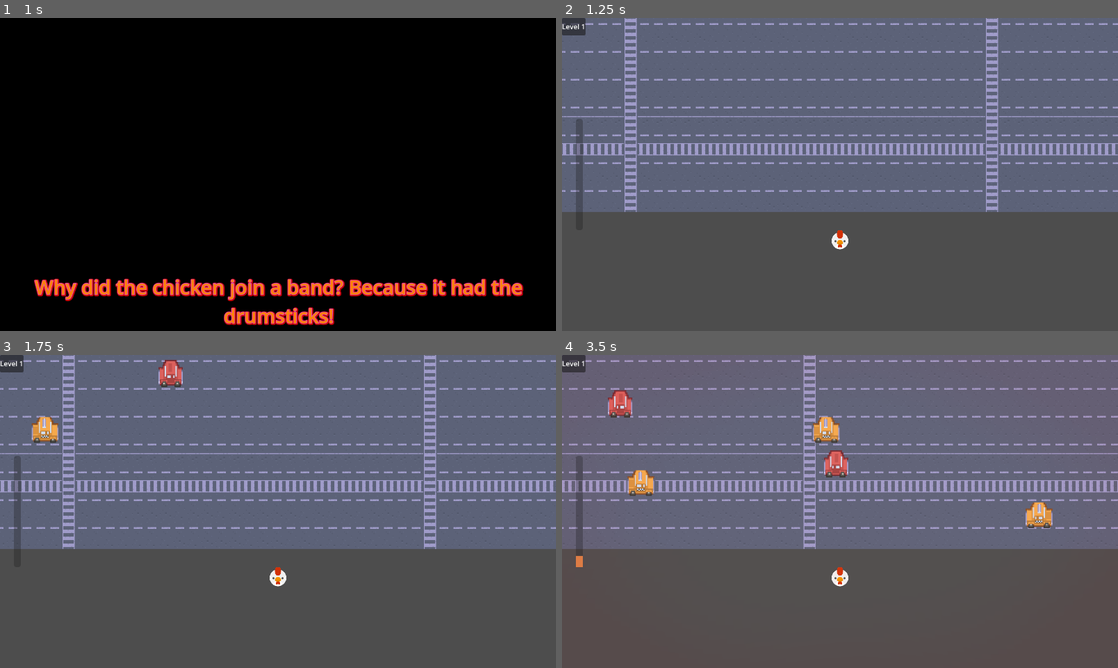
Above: before the commit, frames 1-4 (two rows, left to right).
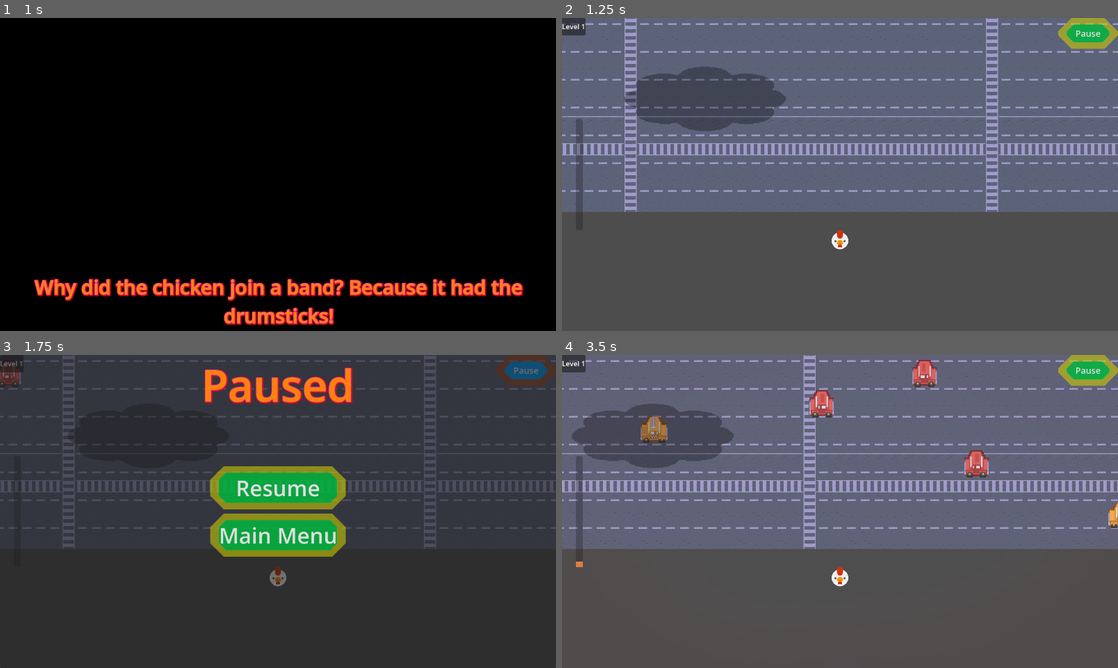
Above: after the commit, the same moments.

Repository: Tomohawk35/ChickenRunner
Game: Godot game, scene res://main_scenes/main_menu/main_menu.tscn
Same seed, same stepped clock (60 frames per second), same inputs: the game is played once before the commit and once after it.
Inputs (mouse positions are in pixels of both pictures, inside the frame that each line leads up to):
- Up to frame 1 (1 s): click "Start Game" at 0.5 s
- Up to frame 2 (1.25 s): no input
- Up to frame 3 (1.75 s): click (528, 370) at 1.25 s, where only the run after the commit has a clickable "Pause"
- Up to frame 4 (3.5 s): click (840, 486) at 2 s, where only the run after the commit has a clickable "Resume"; hold D (right) from 2.78 s (still down)

Frame 1 is identical in both runs. In frame 2, 5.1% of the frame differs, in the area x 11-100%, y 0-36%; in frame 3, 100%, in the area x 0-100%, y 0-100%; in frame 4, 7.8%.

Commit message:
Added clouds with cooling mechanic
Made a cloud scene and extended the MovingObject class.

Diff:
--- a/chicken-runner/Autoload/game_manager.gd
+++ b/chicken-runner/Autoload/game_manager.gd
@@ -12,6 +12,9 @@
 
 var current_level : int = 0
 var heat_level : float = 0.0
+var _cooling_count : int = 0
+var is_cooling : bool:
+	get: return _cooling_count > 0
 var jokes: Array[String] = [
 	# Dad chicken jokes
 	"Why did the chicken join a band? Because it had the drumsticks!",
@@ -61,6 +64,7 @@
 func change_scene(scene: String) -> void:
 	if !_game_scenes.has(scene):
 		return
+	get_tree().paused = false
 	joke.text = jokes.pick_random()
 	joke.show()
 
@@ -73,6 +77,7 @@
 	joke.hide()
 
 func new_game() -> void:
+	get_tree().paused = false
 	current_level = 1
 	heat_level = 0.0
 	change_scene("level_" + str(current_level))
@@ -92,3 +97,15 @@
 	heat_changed.emit(heat_level)
 	if heat_level >= 100:
 		game_over()
+
+func decrease_heat(value: float) -> void:
+	heat_level -= value
+	if heat_level < 0:
+		heat_level = 0
+	heat_changed.emit(heat_level)
+
+func cooling_ref() -> void:
+	_cooling_count += 1
+
+func cooling_unref() -> void:
+	_cooling_count = maxi(_cooling_count - 1, 0)
--- a/chicken-runner/Clouds/cloud.gd
+++ b/chicken-runner/Clouds/cloud.gd
@@ -1 +1,33 @@
-extends Node2D
+extends MovingObject
+
+@export var move_right: bool = true
+@export var ground_y: float = 460.0
+@export var wrap_width: float = 1400.0
+
+@onready var shadow_visual: Sprite2D = $ShadowVisual
+@onready var shadow_zone: Area2D = $ShadowZone
+
+func _ready() -> void:
+	var offset_y = ground_y - global_position.y
+	shadow_visual.position.y = offset_y
+	shadow_zone.position.y = offset_y
+	shadow_zone.body_entered.connect(_on_shadow_zone_body_entered)
+	shadow_zone.body_exited.connect(_on_shadow_zone_body_exited)
+	set_direction(Vector2.RIGHT if move_right else Vector2.LEFT)
+
+func _physics_process(_delta: float) -> void:
+	pass
+
+func _process(delta: float) -> void:
+	var dir = 1 if move_right else -1
+	position.x += speed * dir * delta
+	if position.x > wrap_width:
+		position.x = -wrap_width
+	elif position.x < -wrap_width:
+		position.x = wrap_width
+
+func _on_shadow_zone_body_entered(_body: Node) -> void:
+	GameManager.cooling_ref()
+
+func _on_shadow_zone_body_exited(_body: Node) -> void:
+	GameManager.cooling_unref()
--- a/chicken-runner/Clouds/cloud.tscn
+++ b/chicken-runner/Clouds/cloud.tscn
@@ -3,8 +3,28 @@
 [ext_resource type="Texture2D" uid="uid://rm7q846l1oxk" path="res://assets/minetest_textures/smoke_puff.png" id="1_ht3s3"]
 [ext_resource type="Script" uid="uid://dgsu4nodcwpdy" path="res://Clouds/cloud.gd" id="1_l4448"]
 
-[node name="Cloud" type="Node2D" unique_id=595913114]
+[sub_resource type="RectangleShape2D" id="RectangleShape2D_wa8kl"]
+size = Vector2(160, 80)
+
+[sub_resource type="RectangleShape2D" id="RectangleShape2D_c78a1"]
+
+[node name="Cloud" type="CharacterBody2D" unique_id=595913114]
 script = ExtResource("1_l4448")
 
 [node name="Sprite2D" type="Sprite2D" parent="." unique_id=751199624]
 texture = ExtResource("1_ht3s3")
+
+[node name="ShadowVisual" type="Sprite2D" parent="." unique_id=1834934618]
+modulate = Color(0, 0, 0, 0.3)
+scale = Vector2(1.5, 0.6)
+texture = ExtResource("1_ht3s3")
+
+[node name="ShadowZone" type="Area2D" parent="." unique_id=1136774353]
+collision_mask = 2
+
+[node name="CollisionShape2D" type="CollisionShape2D" parent="ShadowZone" unique_id=140826808]
+shape = SubResource("RectangleShape2D_wa8kl")
+
+[node name="CollisionShape2D" type="CollisionShape2D" parent="." unique_id=681162946]
+shape = SubResource("RectangleShape2D_c78a1")
+disabled = true
--- a/chicken-runner/level_1/level_1.tscn
+++ b/chicken-runner/level_1/level_1.tscn
@@ -6,6 +6,7 @@
 [ext_resource type="PackedScene" uid="uid://b3q2rxnjpunna" path="res://level_1/lane.tscn" id="4_u1mx0"]
 [ext_resource type="PackedScene" uid="uid://dfneucp8uygcq" path="res://level_1/completion_zone.tscn" id="6_u1mx0"]
 [ext_resource type="PackedScene" uid="uid://cfuo2jrippyop" path="res://main_scenes/player_hud/player_hud.tscn" id="7_kwhby"]
+[ext_resource type="PackedScene" uid="uid://dy2p420jn8qx6" path="res://Clouds/cloud.tscn" id="8_oy4xo"]
 
 [sub_resource type="TileSetAtlasSource" id="TileSetAtlasSource_10lpg"]
 texture = ExtResource("1_eef11")
@@ -511,6 +512,7 @@
 tile_set = SubResource("TileSet_rtt68")
 
 [node name="Chicken" parent="." unique_id=909518055 instance=ExtResource("2_kw4bk")]
+top_level = true
 position = Vector2(504, 462)
 
 [node name="Camera2D" type="Camera2D" parent="Chicken" unique_id=157556832]
@@ -572,3 +574,18 @@
 debug_color = Color(0.09949931, 0.63286144, 0.41357645, 0.41960785)
 
 [node name="PlayerHud" parent="." unique_id=1992921905 instance=ExtResource("7_kwhby")]
+
+[node name="Cloud1" parent="." unique_id=770936481 instance=ExtResource("8_oy4xo")]
+position = Vector2(310, -474)
+ground_y = 300.0
+speed = 100.0
+
+[node name="Cloud2" parent="." unique_id=609314496 instance=ExtResource("8_oy4xo")]
+position = Vector2(700, -80)
+move_right = false
+ground_y = 150.0
+speed = 35.0
+
+[node name="Cloud3" parent="." unique_id=62483886 instance=ExtResource("8_oy4xo")]
+position = Vector2(1110, -207)
+speed = 50.0
--- /dev/null
+++ b/chicken-runner/main_scenes/pause_menu/pause_menu.gd
@@ -0,0 +1,17 @@
+extends Control
+
+@onready var panel: PanelContainer = $Panel
+@onready var resume: Button = $Panel/VBoxContainer/Resume
+@onready var backto_menu: Button = $Panel/VBoxContainer/BacktoMenu
+
+func _ready() -> void:
+	resume.pressed.connect(_on_resume_button_pressed)
+	backto_menu.pressed.connect(_on_back_to_menu_pressed)
+
+
+func _on_resume_button_pressed() -> void:
+	get_tree().paused = false
+	hide()
+
+func _on_back_to_menu_pressed() -> void:
+	GameManager.change_scene("main_menu")
--- /dev/null
+++ b/chicken-runner/main_scenes/pause_menu/pause_menu.tscn
@@ -0,0 +1,110 @@
+[gd_scene format=3 uid="uid://ck5y5co86o7vp"]
+
+[ext_resource type="Script" uid="uid://sfpfpegbotsn" path="res://main_scenes/pause_menu/pause_menu.gd" id="1_gww5f"]
+
+[sub_resource type="LabelSettings" id="LabelSettings_qj51i"]
+font_size = 100
+font_color = Color(1, 0.50980395, 0, 1)
+outline_size = 5
+outline_color = Color(0.86960465, 0.3289683, 0.77553135, 1)
+shadow_size = 13
+shadow_color = Color(1, 0, 0, 0.7764706)
+
+[sub_resource type="StyleBoxFlat" id="StyleBoxFlat_gww5f"]
+bg_color = Color(0, 0.7254902, 0.24313726, 0.827451)
+border_width_left = 20
+border_width_top = 15
+border_width_right = 20
+border_width_bottom = 15
+border_color = Color(0.8, 0.8, 0, 0.5764706)
+corner_radius_top_left = 30
+corner_radius_top_right = 30
+corner_radius_bottom_right = 30
+corner_radius_bottom_left = 30
+corner_detail = 1
+
+[sub_resource type="StyleBoxFlat" id="StyleBoxFlat_uq40u"]
+bg_color = Color(0, 0.6, 1, 1)
+border_width_left = 20
+border_width_top = 15
+border_width_right = 20
+border_width_bottom = 15
+border_color = Color(0.8, 0.2509804, 0, 0.5764706)
+corner_radius_top_left = 30
+corner_radius_top_right = 30
+corner_radius_bottom_right = 30
+corner_radius_bottom_left = 30
+corner_detail = 1
+
+[sub_resource type="StyleBoxFlat" id="StyleBoxFlat_j1af6"]
+bg_color = Color(0, 0.7254902, 0.24313726, 0.827451)
+border_width_left = 20
+border_width_top = 15
+border_width_right = 20
+border_width_bottom = 15
+border_color = Color(0.8, 0.8, 0, 0.5764706)
+corner_radius_top_left = 30
+corner_radius_top_right = 30
+corner_radius_bottom_right = 30
+corner_radius_bottom_left = 30
+corner_detail = 1
+
+[sub_resource type="StyleBoxFlat" id="StyleBoxFlat_nc5c8"]
+bg_color = Color(0, 0.6, 1, 1)
+border_width_left = 20
+border_width_top = 15
+border_width_right = 20
+border_width_bottom = 15
+border_color = Color(0.8, 0.2509804, 0, 0.5764706)
+corner_radius_top_left = 30
+corner_radius_top_right = 30
+corner_radius_bottom_right = 30
+corner_radius_bottom_left = 30
+corner_detail = 1
+
+[node name="Pause_menu" type="Control" unique_id=176501694]
+process_mode = 3
+layout_mode = 3
+anchors_preset = 15
+anchor_right = 1.0
+anchor_bottom = 1.0
+grow_horizontal = 2
+grow_vertical = 2
+script = ExtResource("1_gww5f")
+
+[node name="Panel" type="PanelContainer" parent="." unique_id=311605448]
+layout_mode = 1
+anchors_preset = 15
+anchor_right = 1.0
+anchor_bottom = 1.0
+grow_horizontal = 2
+grow_vertical = 2
+
+[node name="Label" type="Label" parent="Panel" unique_id=1447884770]
+layout_mode = 2
+size_flags_vertical = 0
+text = "Paused"
+label_settings = SubResource("LabelSettings_qj51i")
+horizontal_alignment = 1
+vertical_alignment = 1
+
+[node name="VBoxContainer" type="VBoxContainer" parent="Panel" unique_id=560434361]
+layout_mode = 2
+size_flags_horizontal = 4
+size_flags_vertical = 4
+theme_override_constants/separation = 10
+alignment = 1
+
+[node name="Resume" type="Button" parent="Panel/VBoxContainer" unique_id=1253795772]
+layout_mode = 2
+theme_override_font_sizes/font_size = 50
+theme_override_styles/normal = SubResource("StyleBoxFlat_gww5f")
+theme_override_styles/hover = SubResource("StyleBoxFlat_uq40u")
+text = "Resume"
+
+[node name="BacktoMenu" type="Button" parent="Panel/VBoxContainer" unique_id=591707612]
+layout_mode = 2
+theme_override_font_sizes/font_size = 50
+theme_override_styles/normal = SubResource("StyleBoxFlat_j1af6")
+theme_override_styles/hover = SubResource("StyleBoxFlat_nc5c8")
+text = "Main Menu"
--- a/chicken-runner/main_scenes/player_hud/player_hud.gd
+++ b/chicken-runner/main_scenes/player_hud/player_hud.gd
@@ -7,8 +7,12 @@
 
 @onready var temperature_meter: ProgressBar = %TemperatureMeter
 @onready var level_label: Label = %LevelLabel
+@onready var pause_menu: Control = $Pause_menu
+@onready var pause: Button = $Pause
 
 func _ready() -> void:
+	pause_menu.hide()
+	pause.pressed.connect(_on_pause_button_pressed)
 	temperature_meter.value = GameManager.heat_level
 	GameManager.heat_changed.connect(_on_heat_changed)
 
@@ -16,7 +20,14 @@
 	_elapsed_time += delta
 	if _elapsed_time >= HEAT_GAIN_INTERVAL:
 		_elapsed_time = 0.0
-		GameManager.increase_heat(HEAT_GAIN_AMOUNT)
+		if GameManager.is_cooling:
+			GameManager.decrease_heat(HEAT_GAIN_AMOUNT)
+		else:
+			GameManager.increase_heat(HEAT_GAIN_AMOUNT)
 
 func _on_heat_changed(value: float) -> void:
 	temperature_meter.set_value_no_signal(value)
+
+func _on_pause_button_pressed() -> void:
+	get_tree().paused = true
+	pause_menu.show()
--- a/chicken-runner/main_scenes/player_hud/player_hud.tscn
+++ b/chicken-runner/main_scenes/player_hud/player_hud.tscn
@@ -2,9 +2,36 @@
 
 [ext_resource type="Script" uid="uid://c5ndpe7hmiifm" path="res://main_scenes/player_hud/player_hud.gd" id="1_4mxvl"]
 [ext_resource type="PackedScene" uid="uid://3ry0ewvq5rax" path="res://main_scenes/player_hud/heat_distortion/heat_distortion.tscn" id="2_rdpnl"]
+[ext_resource type="PackedScene" uid="uid://ck5y5co86o7vp" path="res://main_scenes/pause_menu/pause_menu.tscn" id="3_fecom"]
 
 [sub_resource type="StyleBoxFlat" id="StyleBoxFlat_rtt68"]
 bg_color = Color(0.8663629, 0.48540246, 0.27041382, 1)
+
+[sub_resource type="StyleBoxFlat" id="StyleBoxFlat_j1af6"]
+bg_color = Color(0, 0.7254902, 0.24313726, 0.827451)
+border_width_left = 20
+border_width_top = 15
+border_width_right = 20
+border_width_bottom = 15
+border_color = Color(0.8, 0.8, 0, 0.5764706)
+corner_radius_top_left = 30
+corner_radius_top_right = 30
+corner_radius_bottom_right = 30
+corner_radius_bottom_left = 30
+corner_detail = 1
+
+[sub_resource type="StyleBoxFlat" id="StyleBoxFlat_nc5c8"]
+bg_color = Color(0, 0.6, 1, 1)
+border_width_left = 20
+border_width_top = 15
+border_width_right = 20
+border_width_bottom = 15
+border_color = Color(0.8, 0.2509804, 0, 0.5764706)
+corner_radius_top_left = 30
+corner_radius_top_right = 30
+corner_radius_bottom_right = 30
+corner_radius_bottom_left = 30
+corner_detail = 1
 
 [node name="PlayerHud" type="CanvasLayer" unique_id=1992921905]
 script = ExtResource("1_4mxvl")
@@ -43,3 +70,18 @@
 unique_name_in_owner = true
 layout_mode = 2
 text = "Level 1"
+
+[node name="Pause" type="Button" parent="." unique_id=1427374597]
+anchors_preset = 1
+anchor_left = 1.0
+anchor_right = 1.0
+offset_left = -138.0
+offset_bottom = 71.0
+grow_horizontal = 0
+theme_override_font_sizes/font_size = 20
+theme_override_styles/normal = SubResource("StyleBoxFlat_j1af6")
+theme_override_styles/hover = SubResource("StyleBoxFlat_nc5c8")
+text = "Pause"
+
+[node name="Pause_menu" parent="." unique_id=176501694 instance=ExtResource("3_fecom")]
+pivot_offset_ratio = Vector2(0.5, 0.5)
Not shown, added: chicken-runner/main_scenes/pause_menu/pause_menu.gd.uid
